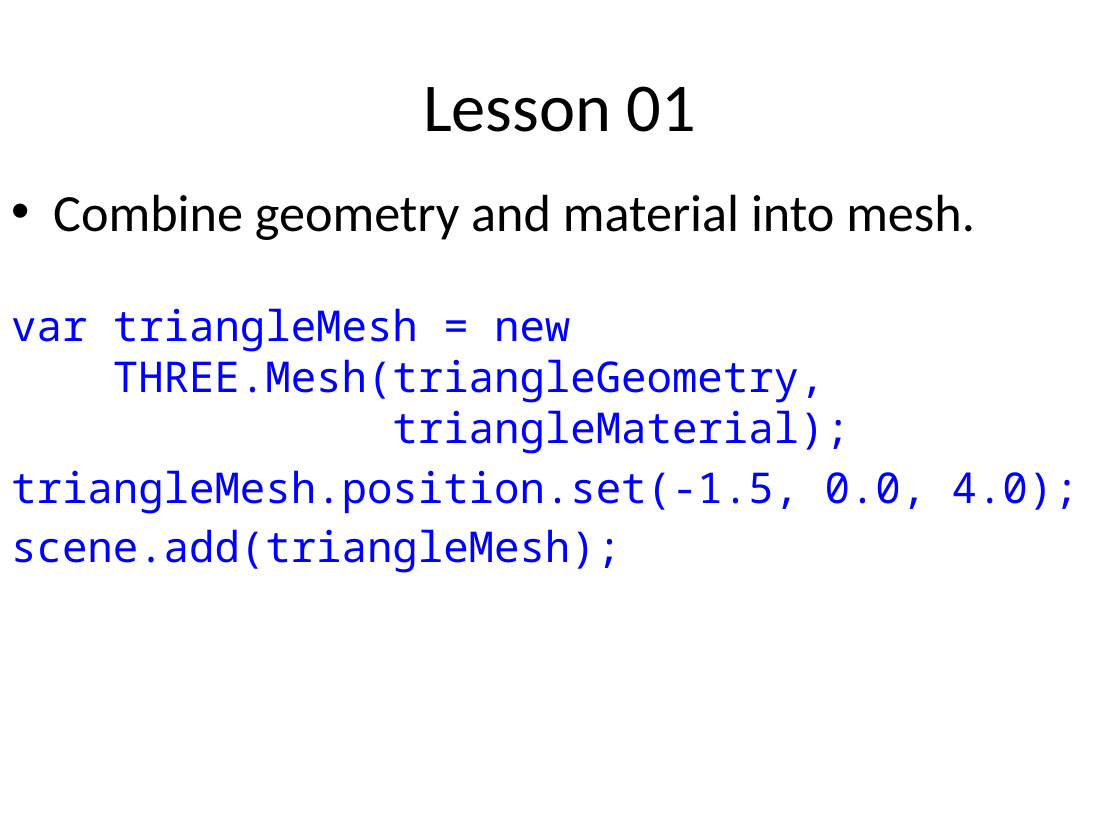
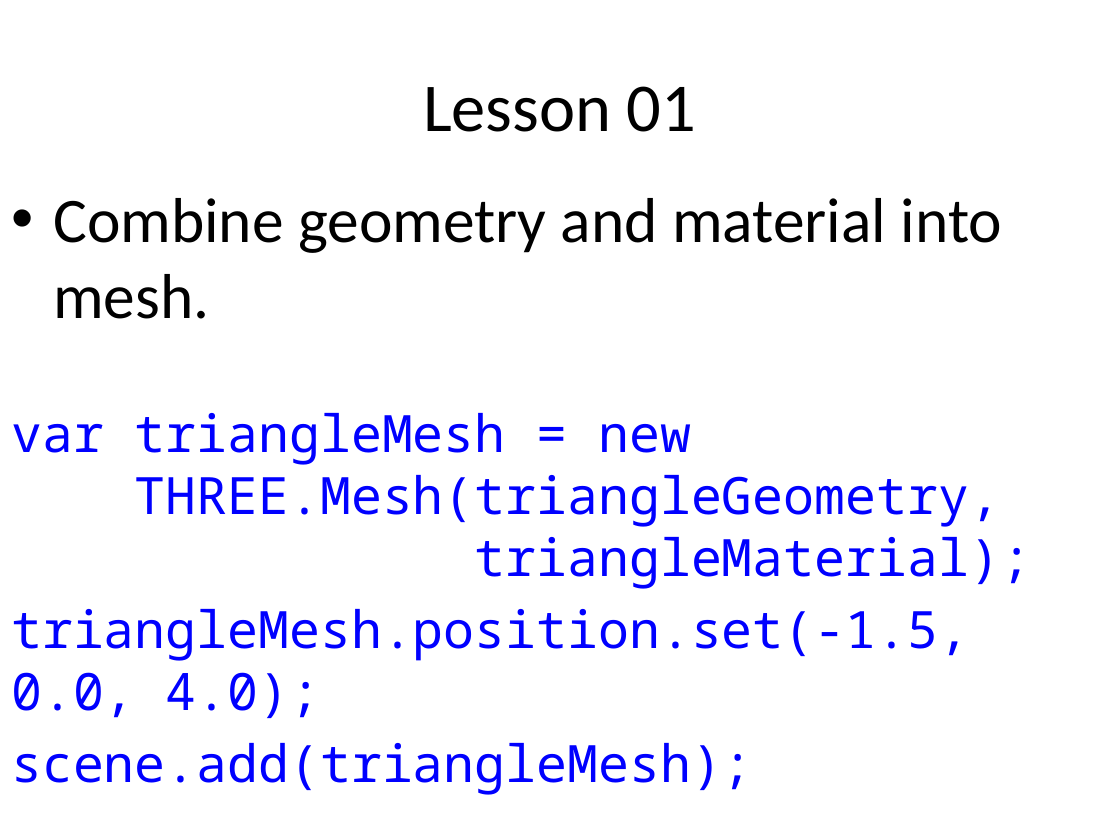
Before and after one commit to uva-graphics/webgl, a slide deck: slide 47 of slides.pptx (slide 46 before the commit). Drawn at 1120x840 pixels with LibreOffice and Linux fonts; fonts in the diff are those of the drawing. Boxes give left, top, right and bottom in pixels: in the first picture for what was removed or moved away, otherwise in the second. Text is boxed around its words. In the diff, an @@ line names an element or a change of style, - is before the commit and + after.

Commit message:
update slides and add dancing colors option to lesson 3 (WebGL)

```diff
--- a/slides.pptx
+++ b/slides.pptx
@@ text "Combine geometry and material into ..." at [11, 198, 1031, 795]: size 33.6 to 40.8 pt in "Combine geometry and material into mesh."; size 27.3 to 33.1 pt in "var triangleMesh = new THREE.Mesh(triangleGeometry, triangle ...", "triangleMesh.position.set(-1.5, 0.0, 4.0);", "scene.add(triangleMesh);"; more space between paragraphs @@
```
Also in this commit, not shown: 15 other slides changed, 1 slide added, 1 other file.
